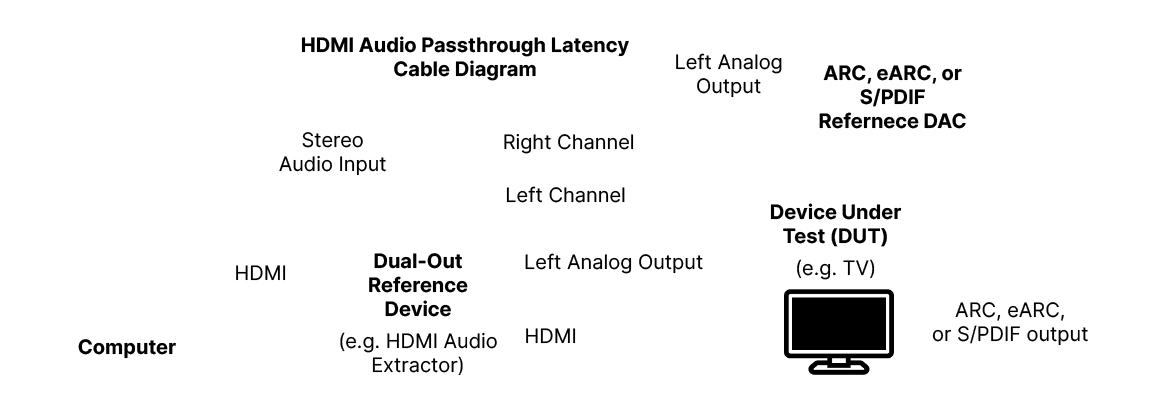
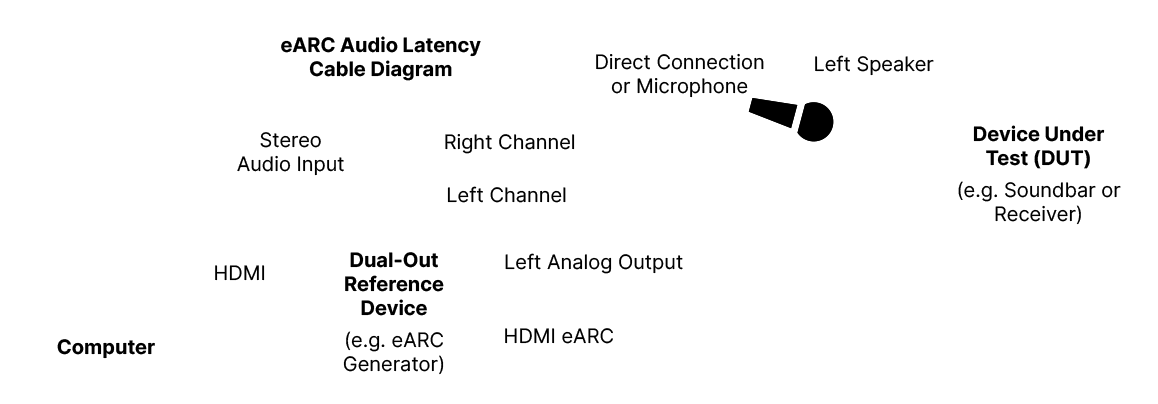
The second 1158×404 image is a revision of the first. Changes to its layers:
hid group "HDMI to Digital Audio" (41 layers) over [78, 36, 1088, 376]
showed group "Examples with Speakers and Mic" (143 layers) over [57, 36, 1121, 376]
added group "EARC" with 24 layers in group "Examples with Speakers and Mic" over [215, 36, 1121, 375]
added layer "Device Under Test (DUT) (e.g. Soundbar or Receiver)" (1st of 2, in "Examples with Speakers and Mic" › "EARC") in group "EARC" over [958, 125, 1121, 225]
added layer "eARC Audio Latency Cable Diagram" in group "EARC" over [281, 36, 481, 81]
added group "HDMI Cables" (3rd of 5, in "Examples with Speakers and Mic" › "EARC") with 18 layers in group "EARC" over [215, 53, 764, 344]
added layer "Stereo Audio Input" (4th of 6, in "Examples with Speakers and Mic" › "EARC" › "HDMI Cables") in group "HDMI Cables" over [237, 132, 344, 176]
added layer "Right Channel" (4th of 6, in "Examples with Speakers and Mic" › "EARC" › "HDMI Cables") in group "HDMI Cables" over [445, 134, 575, 154]
added layer "Left Channel" (4th of 6, in "Examples with Speakers and Mic" › "EARC" › "HDMI Cables") in group "HDMI Cables" over [447, 186, 566, 203]
added layer "Direct Connection or Microphone" (3rd of 5, in "Examples with Speakers and Mic" › "EARC" › "HDMI Cables") in group "HDMI Cables" over [596, 53, 764, 98]
added layer "Left Analog Output" (4th of 6, in "Examples with Speakers and Mic" › "EARC" › "HDMI Cables") in group "HDMI Cables" over [505, 253, 683, 274]
added layer "HDMI eARC" in group "HDMI Cables" over [505, 328, 613, 344]
added layer "HDMI" (3rd of 7, in "Examples with Speakers and Mic" › "EARC" › "HDMI Cables") in group "HDMI Cables" over [215, 265, 265, 281]
added group "HDMI Audio Device" (3rd of 5, in "Examples with Speakers and Mic" › "EARC") with 2 layers in group "EARC" over [343, 252, 444, 375]
added layer "Dual-Out Reference Device (e.g. eARC Generator)" in group "HDMI Audio Device" over [343, 252, 444, 375]
